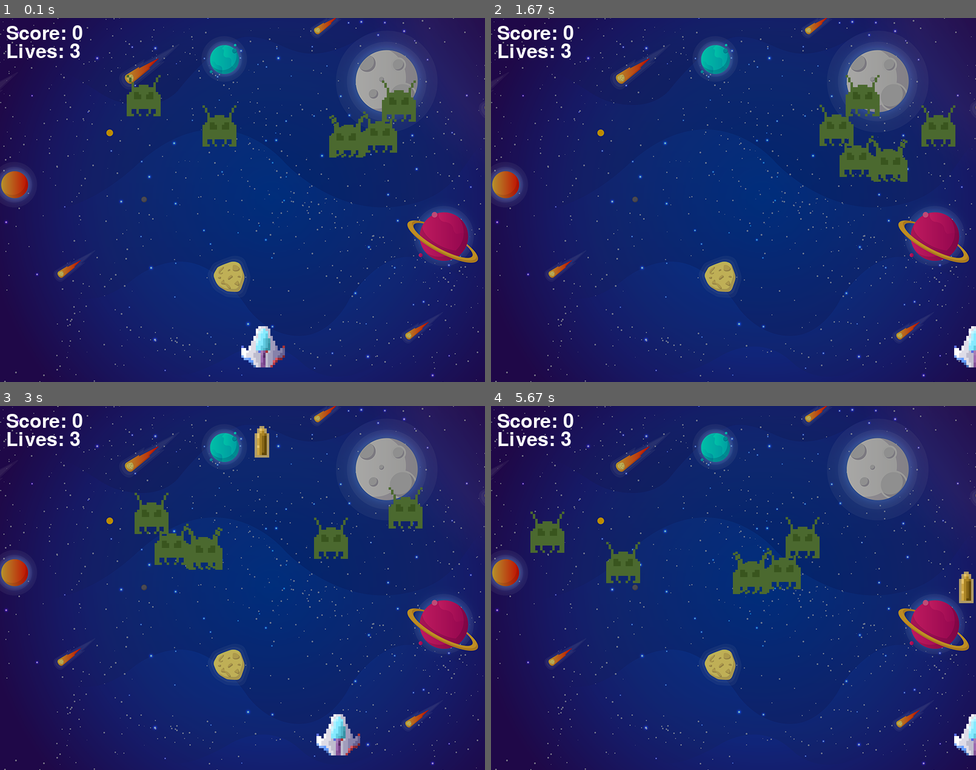
Above: before the commit, frames 1-4 (two rows, left to right).
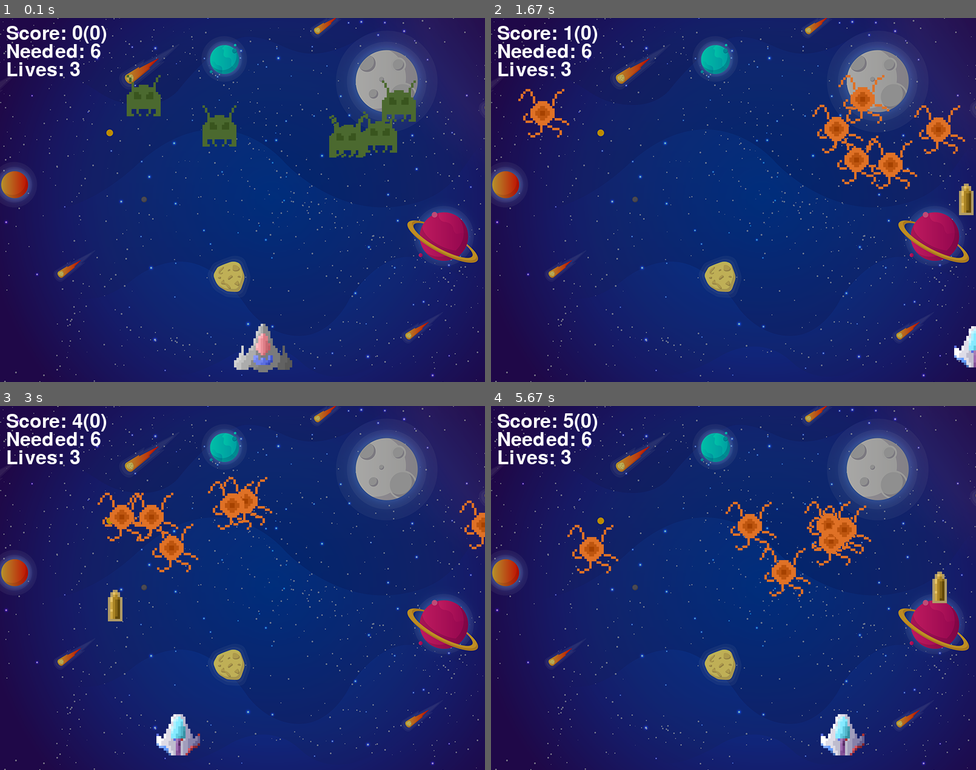
Above: after the commit, the same moments.

Repository: voidwyrm-2/Space-Hunters
Game: pygame game, started from space_hunter.py
Two runs of this game, one before a commit and one after it. Both use one fixed random seed, a clock stepped at 60 frames per second and the inputs below.
Inputs:
- Up to frame 1 (0.1 s): no input
- Up to frame 2 (1.67 s): hold 1 0.33-0.8 s; hold Right 0.33-0.8 s; hold Right 0.83-1.3 s; tap Space at 0.9, 1.2, 1.4 s; tap 2 at 0.98 s; hold D from 1.33 s (still down)
- Up to frame 3 (3 s): tap Space at 1.7, 1.9, 2.2, 2.47, 2.77, 2.9 s; release D at 1.8 s; hold Left 1.83-2.37 s; hold A 2.4-2.8 s; tap 2 at 2.55 s; hold Right from 2.83 s (still down)
- Up to frame 4 (5.67 s): tap Space at 3.2, 3.9, 4.2, 4.4, 4.7, 4.9, 5.2, 5.4 s; release Right at 3.47 s; tap 1 at 3.5, 4.48 s; hold Left 3.83-4.3 s; tap 2 at 3.98, 5.48 s; hold D 4.33-4.8 s; hold Right 4.83-5.3 s; hold A from 5.33 s (still down)

The runs differ from the first frame. In frame 1, 1.6% of the frame differs, in the area x 1-61%, y 2-98%; in frame 2, 4.5%; in frame 3, 6.5%; in frame 4, 6.6%, in the area x 1-100%, y 2-96%.

Commit message:
Did cool things
Added new enemy/ship skins
Added saving(works one-fifth of the time)

Diff:
--- a/config.py
+++ b/config.py
@@ -1,12 +1,17 @@
 import os
 
 
+
+
+SAVEFILE = 'save.txt'
 
 PLAYER_SPEED = 11
 LIVES = 3
 BULLET_SPEED = 15
 ENEMIES_NUM = 6
 SMAX_POINTS = 6
+
+RECALLALL = True
 
 
 MUSIC_CONFIG = {
@@ -32,9 +37,24 @@
 #3: bullet sprite
 #4: enemy sprite
 SPRITES = [
-    'PoliceCruiser.png',
+    'SpaceHunter-42B.png',
     'background.png',
-    'PoliceCruiser.png',
+    'SpaceHunter-42B.png',
     'BrassBullet.png',
     'Greeben-flat.png'
 ]
+
+
+PLAYER_SPRITES = [
+    'SpaceHunter-42B.png',
+    'PoliceCruiser.png'
+]
+
+BULLET_SPRITES = [
+    'BrassBullet.png'
+]
+
+ENEMY_SPRITES = [
+    'Greeben-flat.png',
+    'Tengen-flat.png'
+]
--- a/space_invader.py
+++ b/space_hunter.py
@@ -6,6 +6,7 @@
 import random
 import math
 from pygame import mixer
+from pathlib import Path
 from pygamefuncs import *
 from config import *
 
@@ -33,22 +34,27 @@
     mixer.music.play(-1) #play background music on loop
 
 # defining our player
-player_icon = pygame.image.load(SPRITES[2])
+player_icon = pygame.image.load(PLAYER_SPRITES[0])
 player_lives = LIVES
 playerX = 370
 playerY = 480
 changedX = 0
 playerSpeed = PLAYER_SPEED
 
+player_mode = 'normal'
+
 max_points = SMAX_POINTS
+high_score = 0
 
 # Score
 score_value = 0
 font = pygame.font.Font('freesansbold.ttf', 32)
 
 def show_score(x,y):
-    score = font.render("Score: "+str(score_value),True,(255,255,255))
-    screen.blit(score,(x,y))
+    score = font.render(f'Score: {score_value}({high_score})', True, (255, 255, 255))
+    screen.blit(score, (x, y))
+    needed = font.render(f'Needed: {max_points}', True, (255, 255, 255))
+    screen.blit(needed, (x, y + 30))
 
 def show_lives(x,y):
     lives = font.render("Lives: "+ str(player_lives),True,(255,255,255))
@@ -69,9 +75,11 @@
     screen.blit(player_icon, (playerX, playerY))
 
 
+enemy_sprite = pygame.image.load(ENEMY_SPRITES[0])
+
 def createEnemies(enmax: int):
     for i in range(enmax):
-        enemyImg.append(pygame.image.load(SPRITES[4]))
+        enemyImg.append(enemy_sprite)
         enemyX.append(random.randint(0, 736))
         enemyY.append(random.randint(50, 150))
         enemyX_change.append(4)
@@ -82,6 +90,10 @@
     enemyX.clear()
     enemyY.clear()
     createEnemies(enmax)
+
+def reloadEnemySprites(enmax):
+    enemyImg.clear()
+    for i in range(enmax): enemyImg.append(enemy_sprite)
 
 
 # Enemy
@@ -104,7 +116,7 @@
     eY[i] = random.randint(50, 150)
 
 # defining our bullet
-bullet_icon = pygame.image.load(SPRITES[3])
+bullet_icon = pygame.image.load(BULLET_SPRITES[0])
 bulletX = 0
 bulletY = 480
 bulletY_changed = BULLET_SPEED  #bullet speed
@@ -119,24 +131,126 @@
 
 def isCollision(enemyX, enemyY, bulletX, bulletY):
     distance = math.sqrt(math.pow(enemyX - bulletX, 2) + (math.pow(enemyY - bulletY, 2)))
-    if distance < 27:
-        return True
-    else:
-        return False
+    if player_mode == 'normal':
+        if distance < 27: return True
+    elif player_mode == 'heavy':
+        if distance < 49: return True
+    return False
 
 
 running = True
-should_quit = False
+should_quit = False; should_breset = False; should_creset = False
+add_score = False; VAL_TO_ADD = 1; sval_added = VAL_TO_ADD; should_mas = True
+artiloss = False
+
+def basicreset():
+    global score_value
+    global max_points
+    #global sval_added
+    global player_lives
+    global player_mode
+    global artiloss
+
+    #if sval_added != VAL_TO_ADD: complreset(); return
+    score_value = 0
+    max_points = SMAX_POINTS
+    player_lives = LIVES
+    player_mode = 'normal'
+    artiloss = False
+    num_of_enemies = ENEMIES_NUM
+    reloadEnemies(num_of_enemies)
+
+
+def complreset():
+    global score_value
+    global max_points
+    global sval_added
+    global player_lives
+    global player_mode
+    global artiloss
+
+    score_value = 0
+    max_points = SMAX_POINTS
+    sval_added = VAL_TO_ADD
+    player_lives = LIVES
+    player_mode = 'normal'
+    artiloss = False
+    num_of_enemies = ENEMIES_NUM
+    reloadEnemies(num_of_enemies)
+
+
+
+if Path('resetsave.txt').exists():
+    os.remove('resetsave.txt')
+    os.remove(SAVEFILE)
+
+if not Path(SAVEFILE).exists():
+    print('save file not detected, new one created')
+    with open(SAVEFILE, 'xt') as efi: efi.write('')
+
+def save():
+    with open(SAVEFILE, 'wt') as ofi:
+        if score_value > high_score:
+            ofi.write(f'''hscore:{score_value}
+mpoints:{max_points}
+pmode:{player_mode}
+plives:{player_lives}
+px:{playerX}
+py:{playerY}
+byc:{bulletY_changed}
+enum:{num_of_enemies}
+ex:{enemyX}
+ey:{enemyY}''')
+        else:
+            ofi.write(f'''hscore:{high_score}
+mpoints:{max_points}
+pmode:{player_mode}
+plives:{player_lives}
+px:{playerX}
+py:{playerY}
+byc:{bulletY_changed}
+enum:{num_of_enemies}
+ex:{enemyX}
+ey:{enemyY}''')
+    print('all data saved!')
+
+def recall(data: str):
+    with open(SAVEFILE, 'rt') as ifi:
+        savi = ifi.read()
+        if savi == '': return 0
+        ssavi = savi.split('\n')
+        for sa in ssavi:
+            ssa = sa.split(':')
+            if ssa[0] == data:
+                return ssa[1]
+
+
+high_score = int(recall('hscore'))
+player_mode = recall('pmode')
+#if RECALLALL:
+    #max_points = int(recall('mpoints'))
+    #player_lives = int(recall('plives'))
+    #bulletY_changed = int(recall('byc'))
+    #num_of_enemies = int(recall('enum'))
 # main game loop
 while running:
 
-    if should_quit: break
+    if should_quit: save(); break
+    if should_breset: should_breset = False; basicreset()
+    if should_creset: should_creset = False; complreset()
 
     screen.fill((0, 0, 0))  # background
     screen.blit(backgroungImg, (0, 0))
+
+    if player_lives == 0 or artiloss: game_over(); show_credits(200,350); break
+
+    if player_mode == 'normal': player_icon = pygame.image.load(PLAYER_SPRITES[0]); bullet_icon = pygame.image.load(BULLET_SPRITES[0]); enemy_sprite = pygame.image.load(ENEMY_SPRITES[0]); reloadEnemySprites(num_of_enemies)
+    if player_mode == 'heavy': player_icon = pygame.image.load(PLAYER_SPRITES[1]); bullet_icon = pygame.image.load(BULLET_SPRITES[0]); enemy_sprite = pygame.image.load(ENEMY_SPRITES[1]); reloadEnemySprites(num_of_enemies)
+
     for event in pygame.event.get():
         if event.type == pygame.QUIT:
             print('game was quit!')
+            save()
             running = False
 
         # player movement functionally
@@ -145,28 +259,34 @@
 
             if event.key == pygame.K_ESCAPE: should_quit = True
 
-            if event.key == pygame.K_TAB:
-                game_over()
-                show_credits(300,350)
-                break
-
-            if event.key == pygame.K_LEFT:
+            #if event.key == pygame.K_r: should_breset = True
+            #if event.key == pygame.K_y: should_creset = True
+
+            #if event.key == pygame.K_TAB: artiloss = True; game_over(); show_credits(300,350)
+
+            #if event.key == pygame.K_p and not add_score: add_score = True
+            #elif event.key == pygame.K_p and add_score: add_score = False
+
+            if event.key == pygame.K_LEFT or event.key == pygame.K_a:
                 print("left key pressed")
                 changedX = -playerSpeed
 
-            if event.key == pygame.K_RIGHT:
+            if event.key == pygame.K_RIGHT or event.key == pygame.K_d:
                 print("right key pressed")
                 changedX = playerSpeed
 
             if event.key == pygame.K_SPACE:
-                if bullet_state is "ready":
+                if bullet_state == "ready":
                     bullet_sound = mixer.Sound(MUSICS[1])
                     if MUSIC_CONFIG['shoot']: bullet_sound.play()
                     bulletX = playerX
                     bullet_state = "fired"
                     print('bullet fired!')
 
-        if event.type == pygame.KEYUP and (event.key == pygame.K_LEFT or event.key == pygame.K_RIGHT):
+            if event.key == pygame.K_1: print(f'player sprite is now {PLAYER_SPRITES[1]}'); player_mode = 'normal'
+            if event.key == pygame.K_2: print(f'player sprite is now {PLAYER_SPRITES[0]}'); player_mode = 'heavy'
+
+        if event.type == pygame.KEYUP and (event.key == pygame.K_LEFT or event.key == pygame.K_RIGHT or event.key == pygame.K_a or event.key == pygame.K_d):
             changedX = 0
 
     # player movement
@@ -184,9 +304,7 @@
         if enemyY[i] > 440:
             for j in range(num_of_enemies):
                 enemyY[j] = 2000
-            game_over()
-            show_credits(300,350)
-            break
+            reloadEnemies(num_of_enemies); player_lives -= 1
         enemyX[i] += enemyX_change[i]
         if enemyX[i] <= 0:
             enemyX_change[i] = 4
@@ -215,18 +333,22 @@
         bullet_state = "ready"
         print('bullet never hit an enemy! bullet reset!')
 
-    if bullet_state is "fired":
+    if bullet_state == "fired":
         bullet(bulletX, bulletY)
         bulletY -= bulletY_changed
 
-    if score_value == max_points:
+    if score_value >= max_points:
         max_points *= 2
         num_of_enemies += 2
         bulletY_changed += 1
         reloadEnemies(num_of_enemies)
 
+    if add_score:
+        score_value += sval_added
+        if should_mas: sval_added *= 2
+
     show_score(10,10)
-    show_lives(10, 40)
+    show_lives(10, 70)
 
     player(playerX, playerY)
     pygame.display.update()
Not shown, changed: README.md
Binary file added: SpaceHunter-42B.png
Binary file added: Tengen-flat.png
Not shown, changed: .DS_Store
